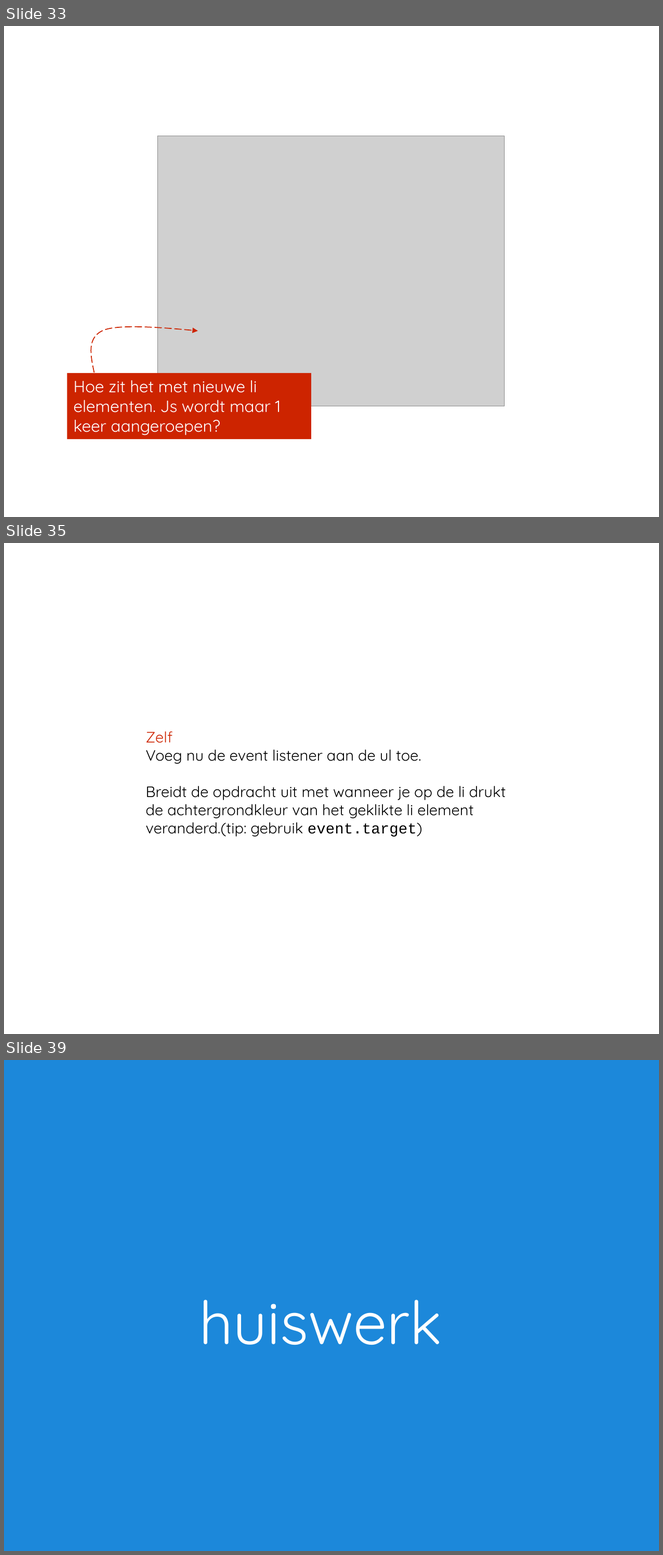
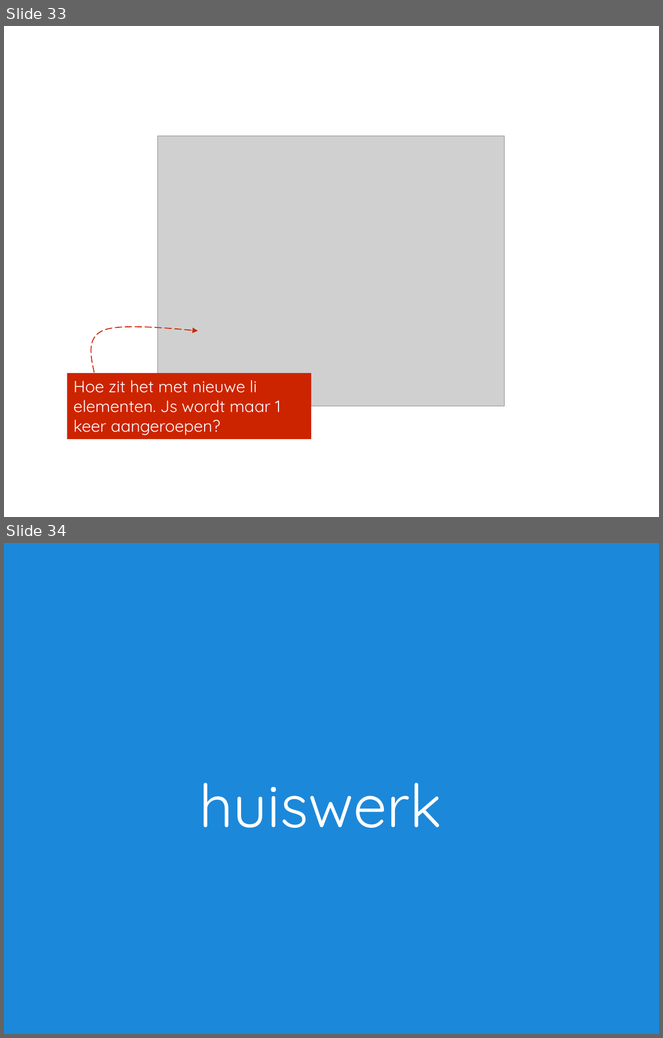
Before and after one commit to Boydbueno/imp01-2014, a slide deck: week6/2014-6-eventhandling-js-boyd.pptx. Shown one above the other, each under a label of ours: slides 33, 35 and 39 before the commit, slides 33 and 34 after it; the slides between them are not shown. The pictures are 663x1555 and 663x1038 pixels, drawn with LibreOffice and Linux fonts; fonts in the diff are those of the drawing; grey boxes stand for pictures. Boxes give left, top, right and bottom in pixels: in the first picture for what was removed or moved away, otherwise in the second. Text is boxed around its words. In the diff, an @@ line names an element or a change of style, - is before the commit and + after.

```diff
--- a/week6/2014-6-eventhandling-js-boyd.pptx
+++ b/week6/2014-6-eventhandling-js-boyd.pptx
@@ slide 35 removed at [4, 543, 659, 1034], background #FFFFFF @@
@@ text removed at [146, 731, 506, 837] @@
-Zelf
-Voeg nu de event listener aan de ul toe.
-Breidt de opdracht uit met wanneer je op de li drukt de achtergrondkleur van het geklikte li element veranderd.(tip: gebruik event.target)
@@ what was slide 39 is now slide 34 @@
```
Also in this commit, not shown: 4 other slides removed.
